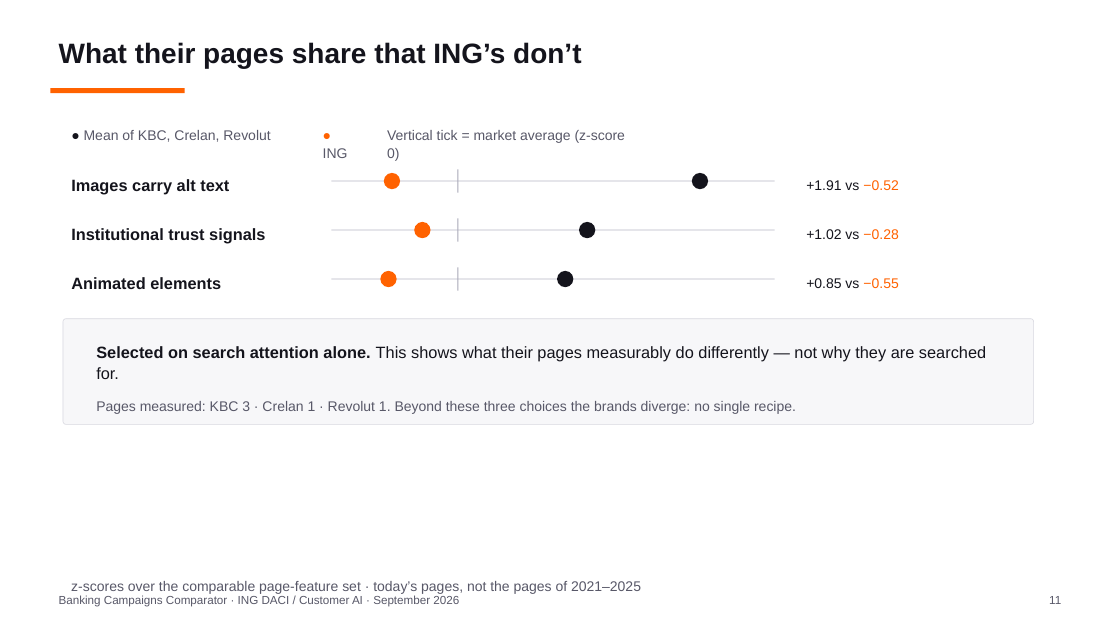
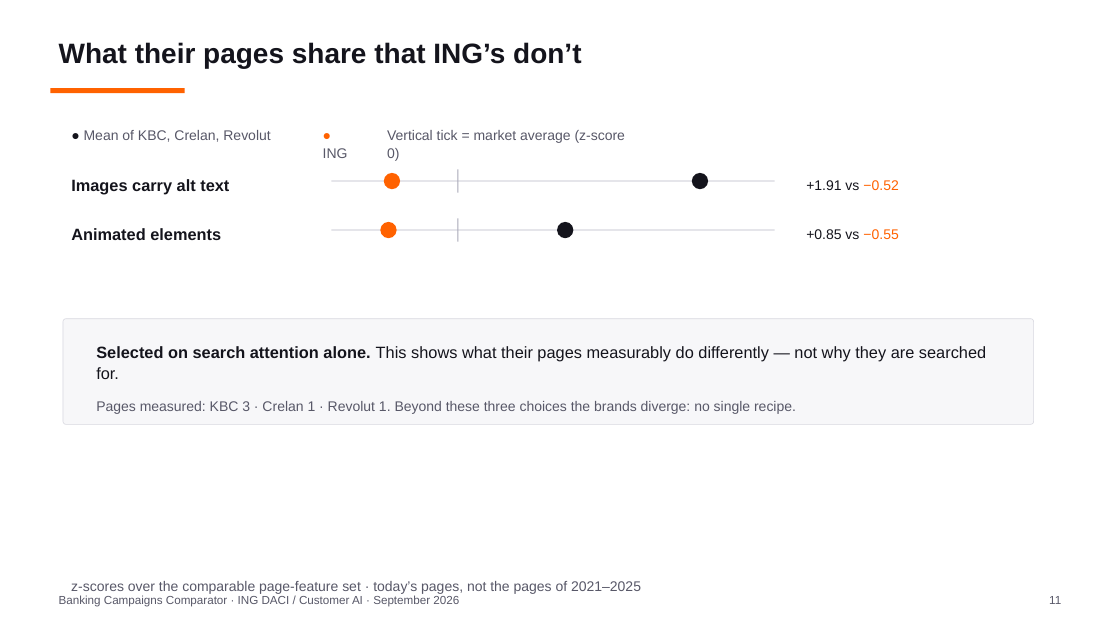
Before and after one commit to Siegried81/ing-usecase, a slide deck: slide 11 of docs/Banking_Campaigns_Comparator.pptx. Drawn at 1120x630 pixels with LibreOffice and Linux fonts; fonts in the diff are those of the drawing. Boxes give left, top, right and bottom in pixels: in the first picture for what was removed or moved away, otherwise in the second. Text is boxed around its words. In the diff, an @@ line names an element or a change of style, - is before the commit and + after.

```diff
--- a/docs/Banking_Campaigns_Comparator.pptx
+++ b/docs/Banking_Campaigns_Comparator.pptx
@@ text removed at <box>71,228,265,243</box> @@
-Institutional trust signals
@@ ellipse removed at <box>414,222,430,238</box> @@
@@ 2 texts, 2 ellipses: place and size @@
-2 texts, 2 ellipses at <box>71,271,898,289</box>
+2 texts, 2 ellipses at <box>71,222,898,240</box>
@@ ellipse removed at <box>579,222,595,238</box> @@
@@ text removed at <box>806,229,898,239</box> @@
-+1.02 vs −0.28
@@ rectangle removed at <box>457,267,458,291</box> @@
@@ rectangle removed at <box>331,279,775,280</box> @@
```
Also in this commit, not shown: 1 other slide changed, 1 other file.
